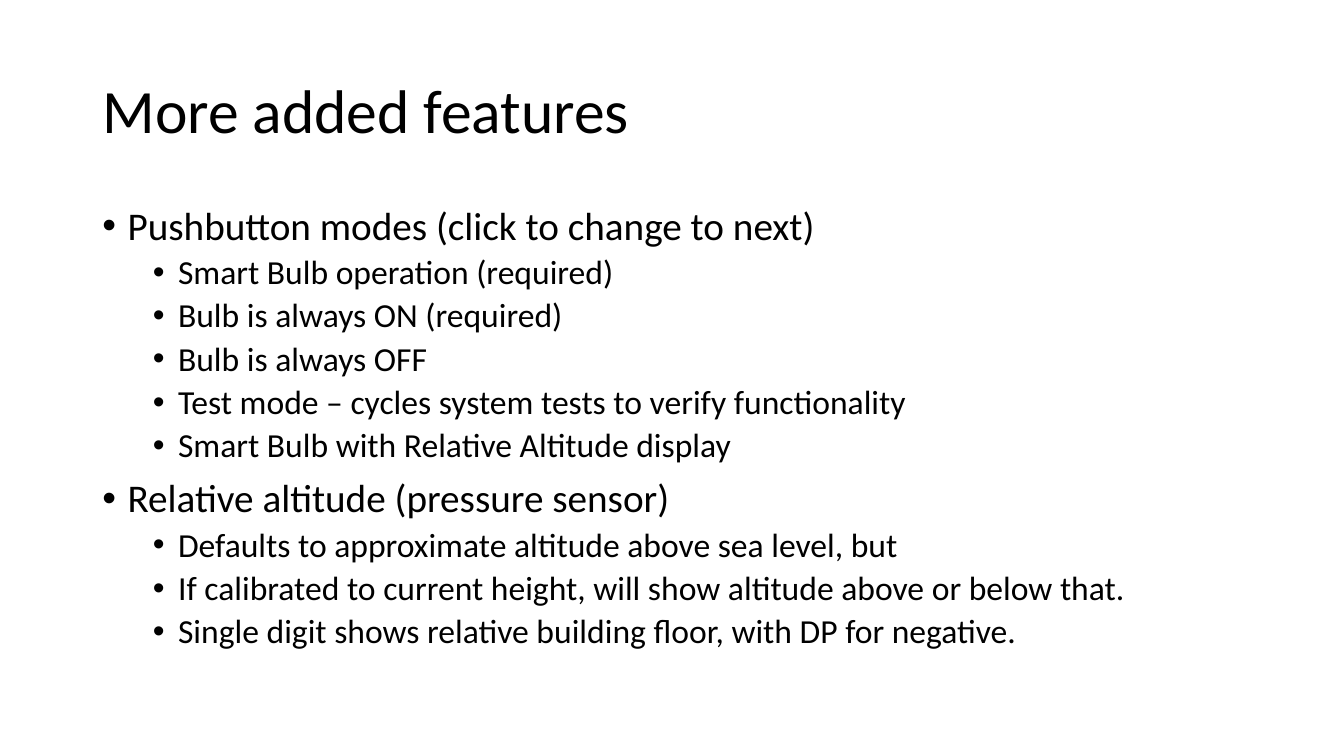
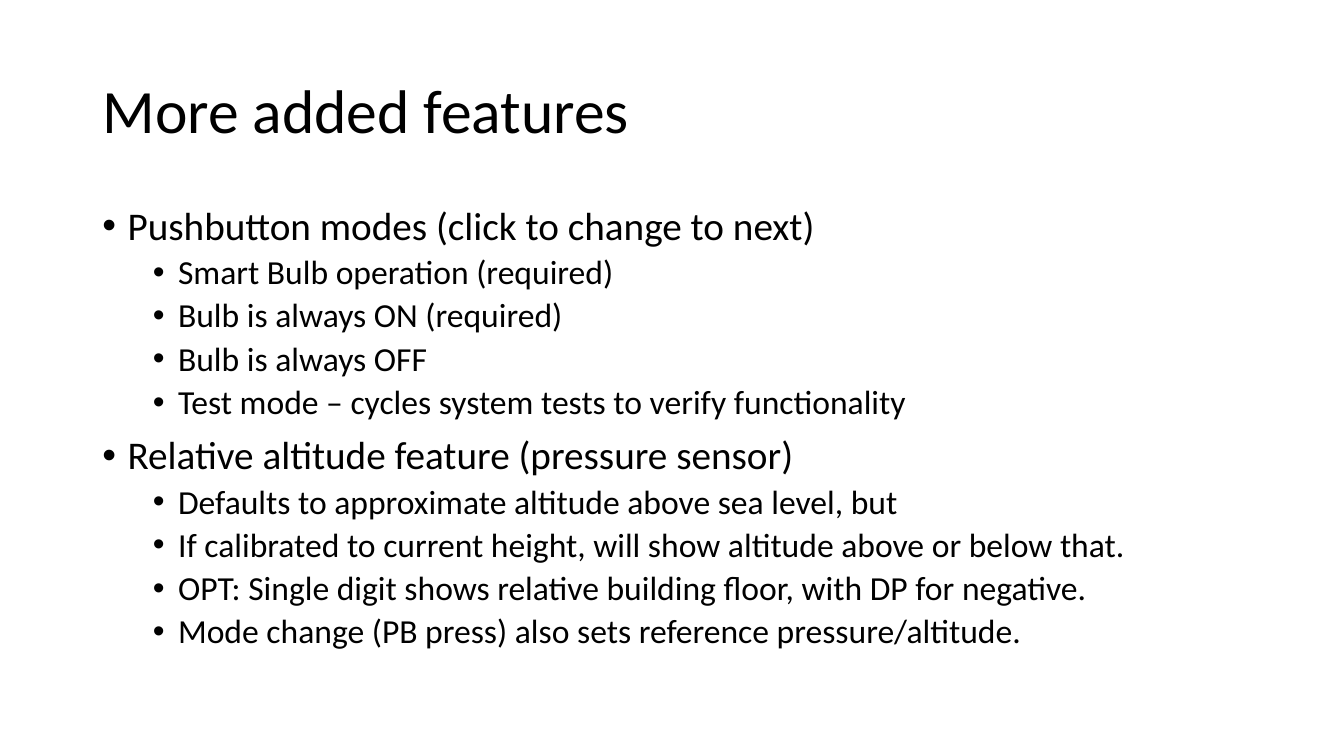
Before and after one commit to EmbeddedSystemClass/FinalProject5381, a slide deck: slide 6 of Final Project 5381.pptx. Drawn at 1344x756 pixels with LibreOffice and Linux fonts; fonts in the diff are those of the drawing. Boxes give left, top, right and bottom in pixels: in the first picture for what was removed or moved away, otherwise in the second. Text is boxed around its words. In the diff, an @@ line names an element or a change of style, - is before the commit and + after.

```diff
--- a/Final Project 5381.pptx
+++ b/Final Project 5381.pptx
@@ text at (128,440,793,476): text changed; size 24 to 28 pt @@
-  • Smart Bulb with Relative Altitude display
-• Relative altitude (pressure sensor)
+• Relative altitude feature (pressure sensor)
@@ text at (178,576,1086,649): text changed @@
-  • Single digit shows relative building floor, with DP for negative.
+  • OPT: Single digit shows relative building floor, with DP for negative.
+  • Mode change (PB press) also sets reference pressure/altitude.
```
Also in this commit, not shown: 5 other slides changed, 6 slides added, 1 slide removed, 2 other files.
